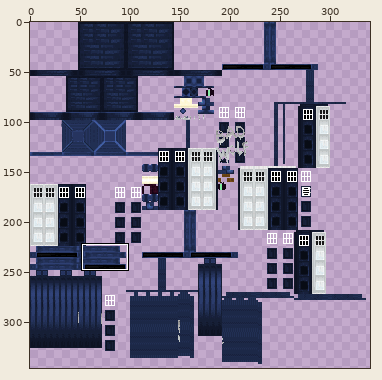
Sprite sheet -- src/main/resources/assets/awt/textures/blockentities/exteriors/policebox_badwolf/policebox_badwolf.png. The picture above shows the old version from afar; the outline marks the close-up.
Close-up. Before the commit:
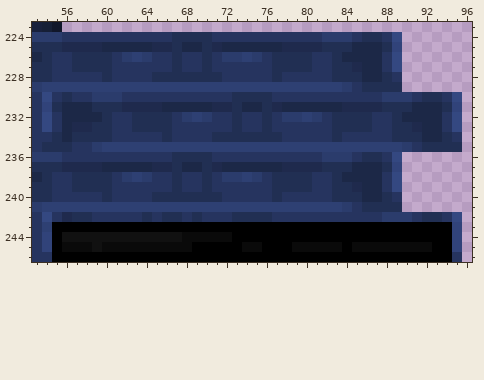
The file is 512x512 pixels. Pixels under 10% opacity are left out. Colours within 5 levels of each other are drawn and written as one. Shown: x 53..96, y 223..246. The wide view leaves out empty margins.
Once edited:
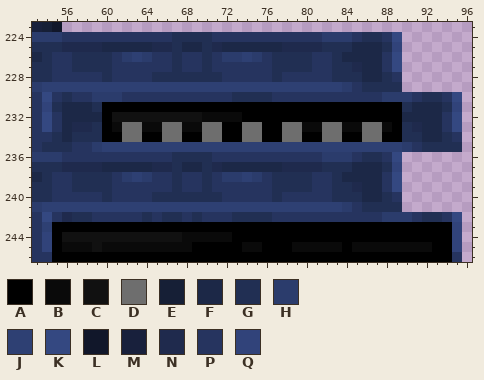
Palette (. is transparent): A #000000  B #0a0a0a  C #111111  D #6e6e6e  E #161f36  F #1c2847  G #212f53  H #2b3c6c  J #2e4073  K #344881  L #11172a  M #18203c  N #1f2a4d  P #26345f  Q #31437a
From old to new:
@@ x 53..96 @@
 230 PKPGPPHHHPPPPPPPPPPPGGGGPPPPPPPPPPPHHHPGGPK.
-231 PQGFFFGGGNNNNFFFFFNNGFFGNFFFFFFNNNNGGGFFFGQ.
-232 PKPFFFFGPPGGGGPHJHPPGPPGPHHJHPGGGGPPGFFFFPK.
-233 PKPFNNGGPPGGGGPPPPPPGPPGPPPPPPGGGGPPGGNFFPK.
-234 PPGFGGGGPPPPPGPPPPGGGGGGGPPPPPGPPPPPGGGFFGP.
+231 PQGFFFGAAAAAAAAAAAAAAAAAAAAAAAAAAAAAAGFFFGQ.
+232 PKPFFFFACCCCCCCCCBBBBAAAAAAAAAAAAAAAAFFFFPK.
+233 PKPFNNGABDDBBDDBBDDAADDAADDBBDDBBDDBAGNFFPK.
+234 PPGFGGGAADDAADDAADDAADDAADDAADDAADDAAGGFFGP.
 235 PGGGPPHJJJJJJJJJJJJJJJJJJJJJJJJJJJJJJHPGGGG.
Boxes around the changes in both close-ups, in picture pixels (x1, y1, x2, y2):
changed: (102, 102, 402, 142)
